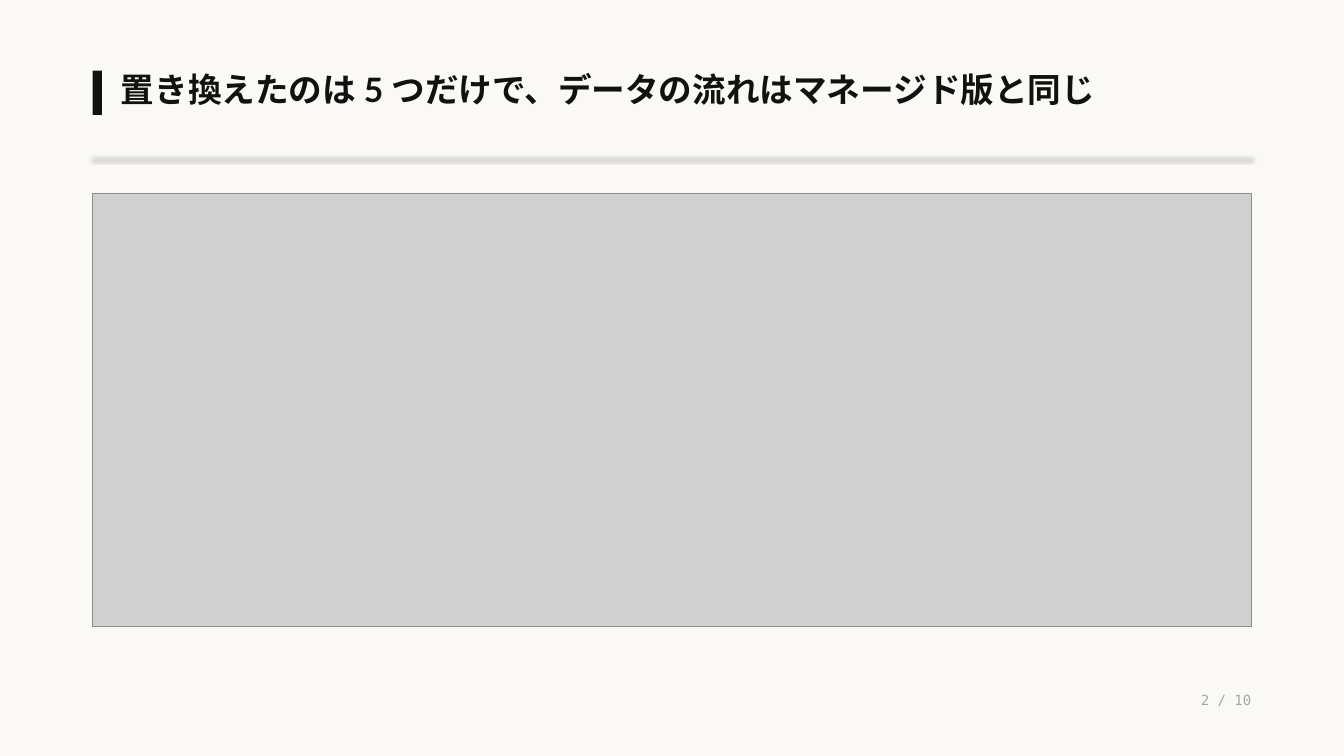
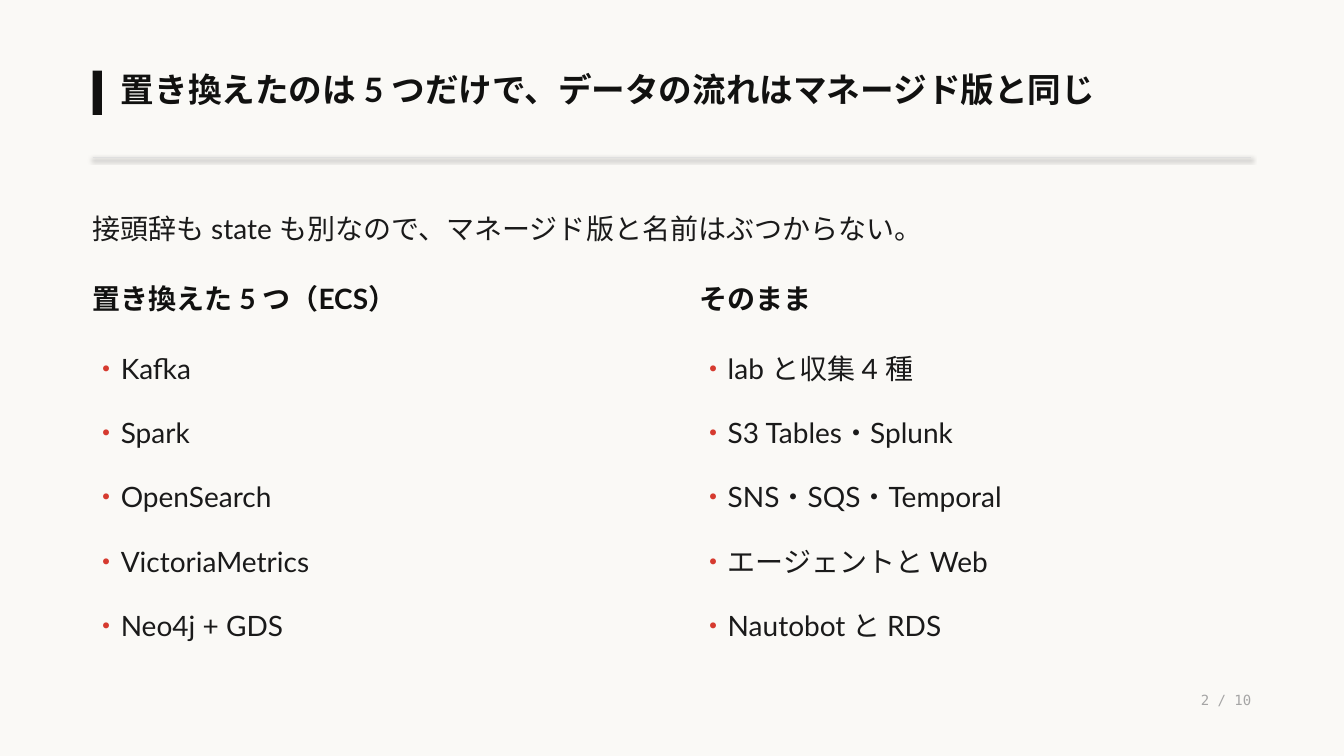
Before and after one commit to eddie-eights/nwc-poc, a slide deck: slide 2 of docs/architecture-oss.pptx. Drawn at 1344x756 pixels with LibreOffice and Linux fonts; fonts in the diff are those of the drawing; grey boxes stand for pictures. Boxes give left, top, right and bottom in pixels: in the first picture for what was removed or moved away, otherwise in the second. Text is boxed around its words. In the diff, an @@ line names an element or a change of style, - is before the commit and + after.

```diff
--- a/docs/architecture-oss.pptx
+++ b/docs/architecture-oss.pptx
@@ picture removed at (x1=93, y1=194, x2=1251, y2=627) @@
@@ text added at (x1=93, y1=215, x2=922, y2=242), 20 pt, text #1A1A1A @@
+接頭辞も state も別なので、マネージド版と名前はぶつからない。
@@ text added at (x1=93, y1=285, x2=396, y2=312), 20 pt, text #111110, bold @@
+置き換えた 5 つ（ECS）
@@ text added at (x1=700, y1=286, x2=812, y2=311), 20 pt, text #111110, bold @@
+そのまま
@@ text added at (x1=93, y1=358, x2=309, y2=641), 20 pt, text #1A1A1A @@
+・Kafka
+・Spark
+・OpenSearch
+・VictoriaMetrics
+・Neo4j + GDS
@@ text added at (x1=700, y1=355, x2=1002, y2=637), 20 pt, text #1A1A1A @@
+・lab と収集 4 種
+・S3 Tables・Splunk
+・SNS・SQS・Temporal
+・エージェントと Web
+・Nautobot と RDS
```
Also in this commit, not shown: 8 other slides changed, 1 other file.
